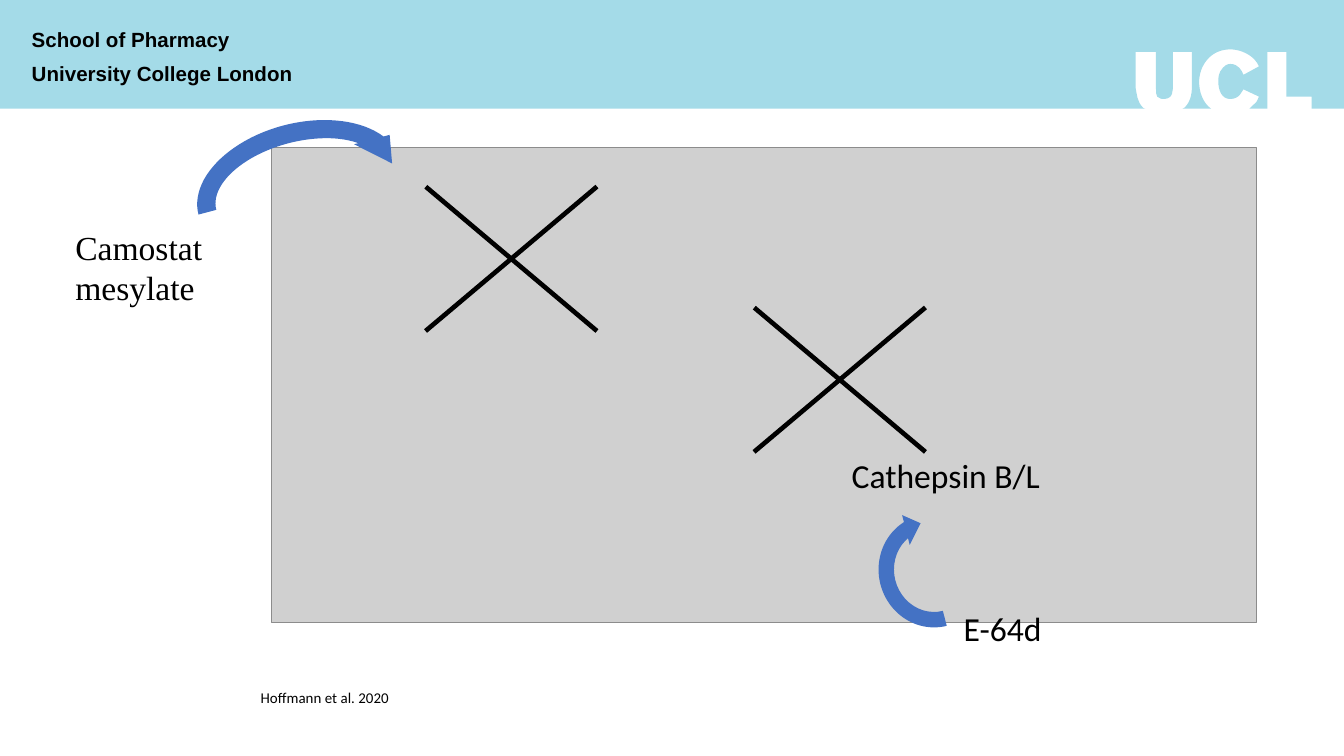
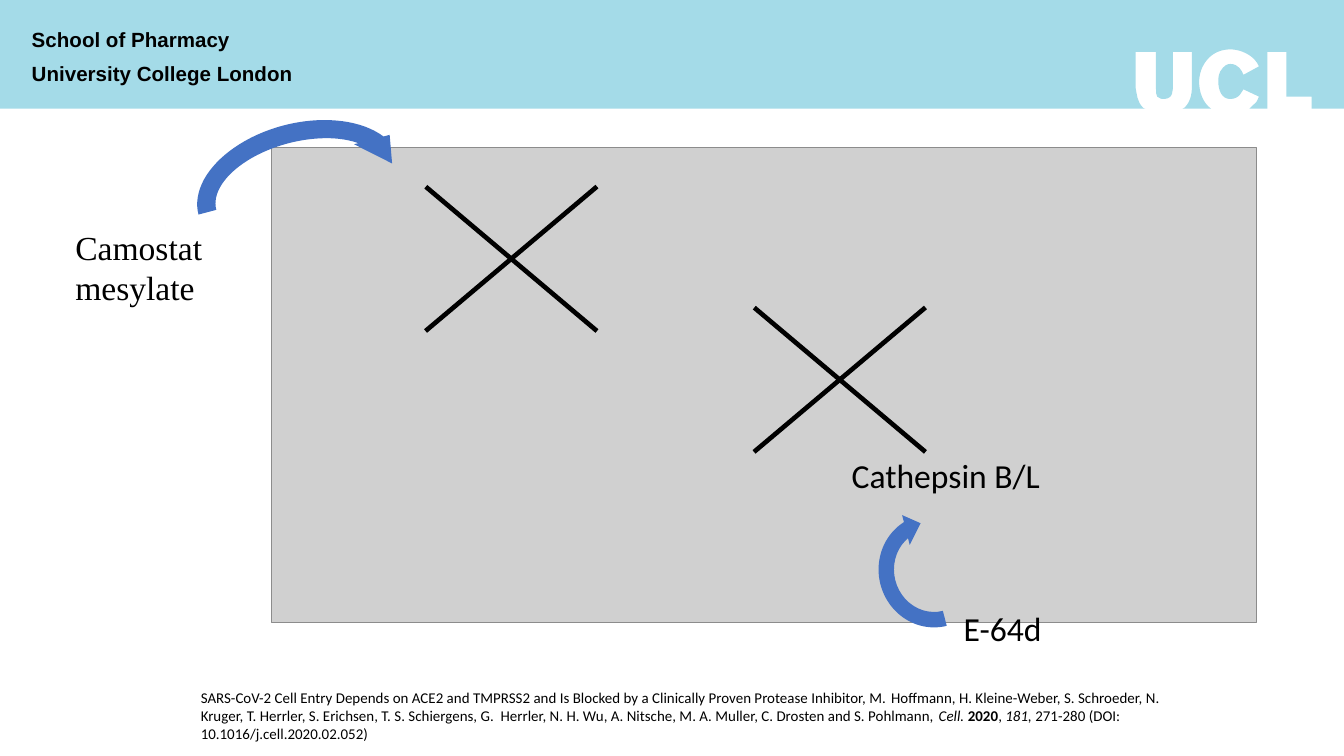
Before and after one commit to StructuralGenomicsConsortium/CNP14-WDR91, a slide deck: slide 5 of File Diary/2023/Jan 2023/WDR81-WDR91 meeting 1.pptx. Drawn at 1344x756 pixels with LibreOffice and Linux fonts; fonts in the diff are those of the drawing; grey boxes stand for pictures; background and template pictures are left out. Boxes give left, top, right and bottom in pixels: in the first picture for what was removed or moved away, otherwise in the second. Text is boxed around its words. In the diff, an @@ line names an element or a change of style, - is before the commit and + after.

```diff
--- a/File Diary/2023/Jan 2023/WDR81-WDR91 meeting 1.pptx
+++ b/File Diary/2023/Jan 2023/WDR81-WDR91 meeting 1.pptx
@@ text at <box>201,692,1159,742</box>: text changed @@
-Hoffmann et al. 2020
+SARS-CoV-2 Cell Entry Depends on ACE2 and TMPRSS2 and Is Blocked by a Clinically Proven Protease Inhibitor, M. Hoffmann, H. Kleine-Weber, S. Schroeder, N. Kruger, T. Herrler, S. Erichsen, T. S. Schiergens, G. Herrler, N. H. Wu, A. Nitsche, M. A. Muller, C. Drosten and S. Pohlmann, Cell. 2020, 181, 271-280 (DOI: 10.1016/j.cell.2020.02.052)
```
Also in this commit, not shown: 5 other slides changed, 6 other files.
